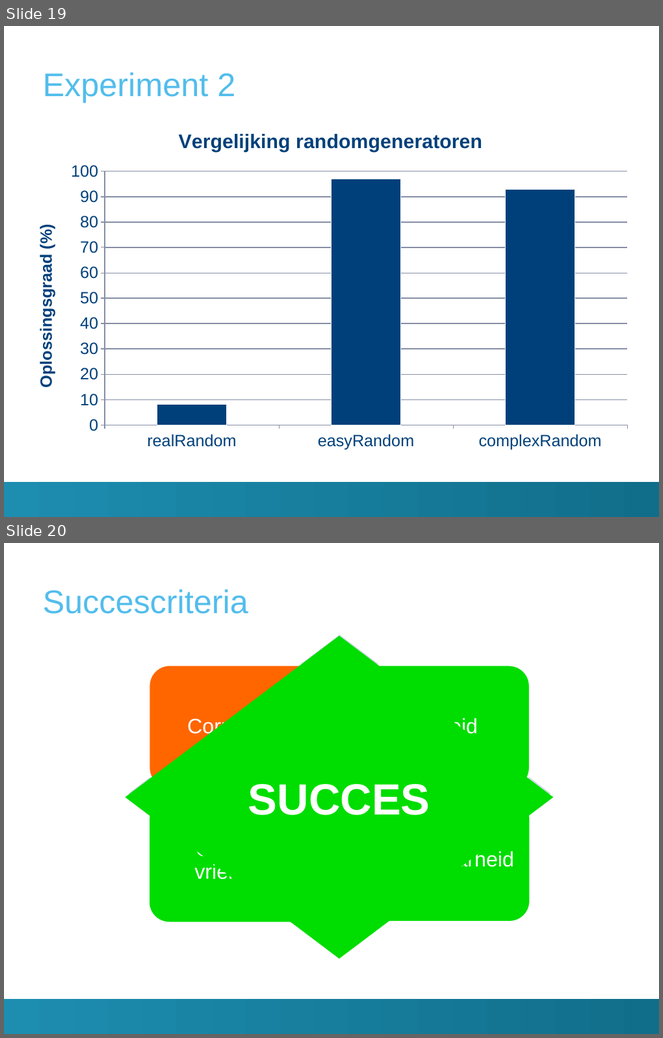
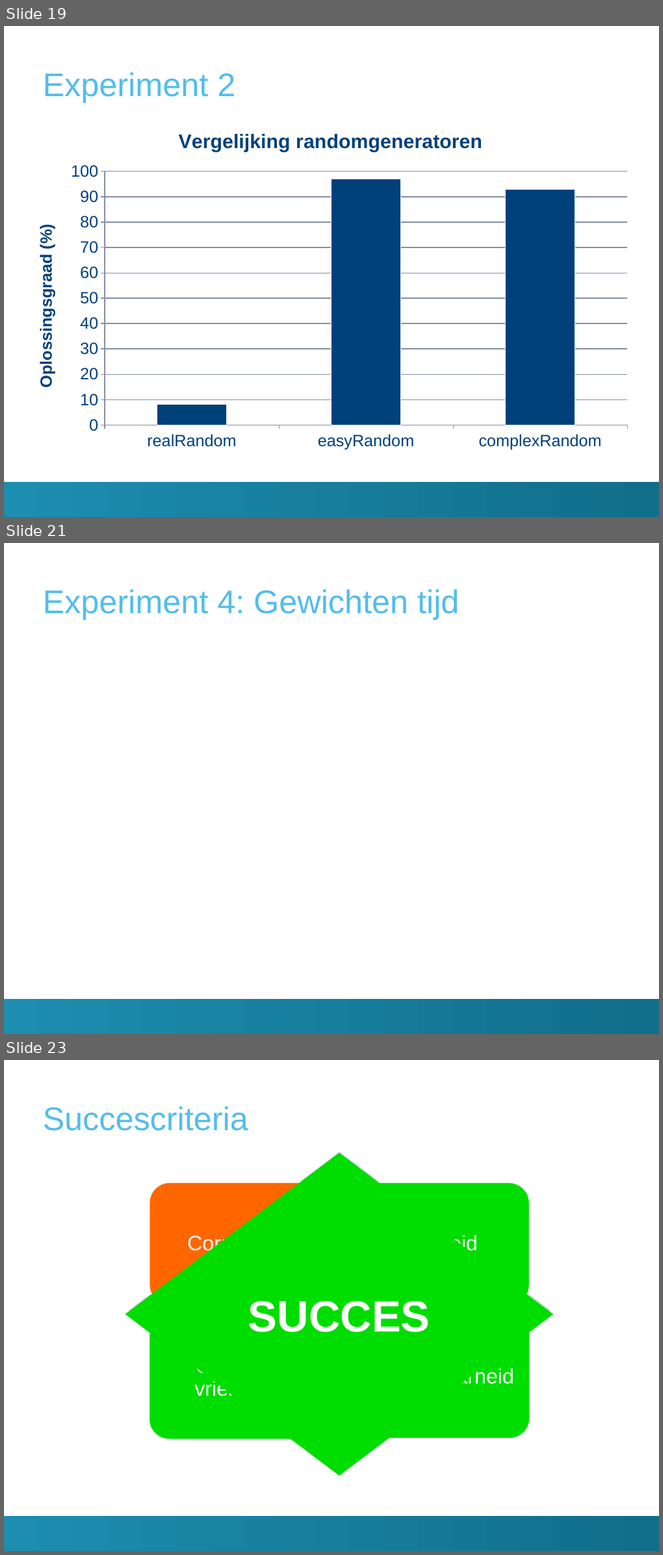
Before and after one commit to TomDeGroote/Bachelorproef, a slide deck: Paper/Finale Presentatie/presentatie.pptx. Shown one above the other, each under a label of ours: slides 19 and 20 before the commit, slides 19, 21 and 23 after it; the slides between them are not shown. The pictures are 663x1038 and 663x1555 pixels, drawn with LibreOffice and Linux fonts; fonts in the diff are those of the drawing; background and template pictures are left out. Boxes give left, top, right and bottom in pixels: in the first picture for what was removed or moved away, otherwise in the second. Text is boxed around its words. In the diff, an @@ line names an element or a change of style, - is before the commit and + after.

```diff
--- a/Paper/Finale Presentatie/presentatie.pptx
+++ b/Paper/Finale Presentatie/presentatie.pptx
@@ slide 21 added at [4,543,659,1034], background #FFFFFF; not listed: 1 template element that a slide beside it also shows @@
@@ title added at [43,589,459,620], 36 pt, text #52BDEC @@
+Experiment 4: Gewichten tijd
@@ what was slide 20 is now slide 23 @@
```
Also in this commit, not shown: 2 slides changed, 3 other slides added, 7 other files.
